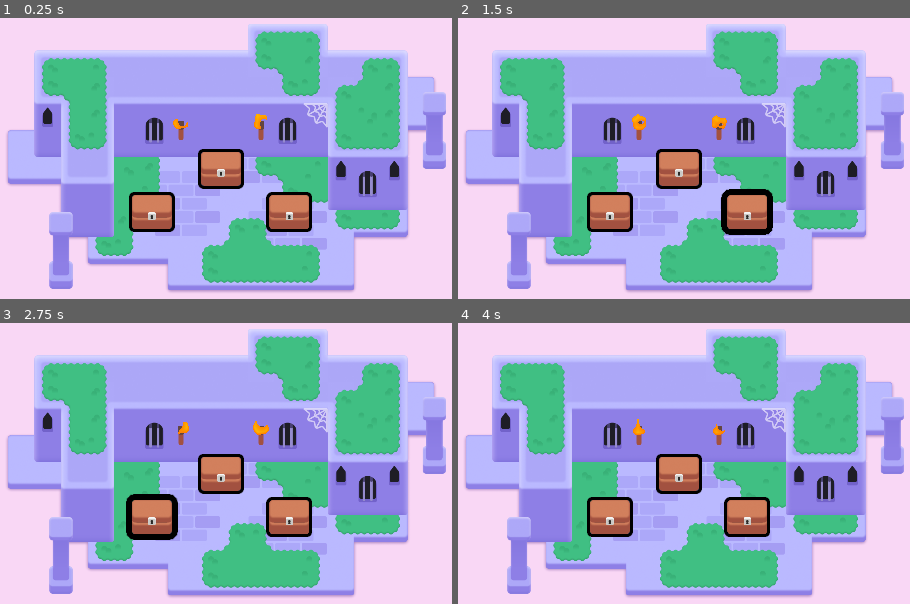
Above: before the commit, frames 1-4 (two rows, left to right).
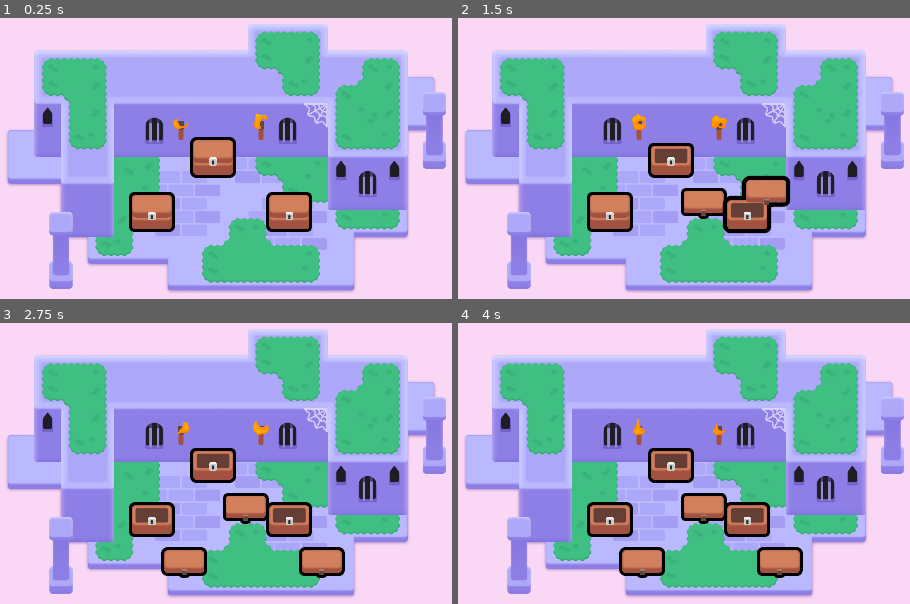
Above: after the commit, the same moments.

Repository: sarahtzhang12/2d-GameDev-Course
Game: Godot game, scene res://lessons/mini_dungeon.tscn
The game is run twice, just before and just after one commit, with the same random seed, the same clock (stepped at 60 frames per second) and the same inputs.
Inputs (mouse positions are in pixels of both pictures, inside the frame that each line leads up to):
- Up to frame 1 (0.25 s): no input
- Up to frame 2 (1.5 s): tap Enter at 0.5 s; move the mouse to (679, 169) at 0.52 s; press the mouse at (679, 169) at 0.53 s; hold D (move_right) 0.53-1.28 s; tap Space at 0.77 s; move the mouse to (747, 211) at 1.27 s; release the mouse at (747, 211) at 1.28 s; hold S (move_down) from 1.28 s (still down); right-click (747, 211) at 1.35 s; click (747, 211) at 1.42 s
- Up to frame 3 (2.75 s): tap Space at 1.52 s; move the mouse to (153, 516) at 2.02 s; release S (move_down) at 2.03 s; hold D (move_right) from 2.03 s (still down); tap Z at 2.1 s; click (153, 516) at 2.17 s
- Up to frame 4 (4 s): move the mouse to (638, 570) at 2.77 s; release D (move_right) at 2.78 s; hold W (move_up) 2.78-3.53 s; click (638, 570) at 2.85 s; tap Space at 3.02, 3.77 s; move the mouse to (outside the picture) at 3.52 s; hold A (move_left) from 3.53 s (still down); hold Right mouse button (right_click) from 3.53 s (still down); click (outside the picture) at 3.67 s

The runs differ from the first frame. In frame 1, 1.8% of the frame differs, in the area x 42-54%, y 42-61%; in frame 2, 4.3%; in frame 3, 6.5%, in the area x 27-77%, y 44-91%; in frame 4, 6.0%.

Commit message:
L5 & L5.P1 & L5.P2

Diff:
--- a/M06.looting_workbook/lessons/chest/chest.gd
+++ b/M06.looting_workbook/lessons/chest/chest.gd
@@ -1,6 +1,7 @@
 extends Area2D
 
 @onready var canvas_group: CanvasGroup = $CanvasGroup
+@onready var animation_player: AnimationPlayer = $AnimationPlayer
 
 func _ready() -> void:
 	mouse_entered.connect(_on_mouse_entered)
@@ -17,3 +18,17 @@
 func _on_mouse_exited() -> void:
 	var tween := create_tween()
 	tween.tween_method(set_outline_thickness, 6.0, 3.0, 0.08)
+
+func _input_event(viewport: Node, event: InputEvent, shape_index: int):
+	var event_is_mouse_click: bool = (
+		event is InputEventMouseButton and
+		event.button_index == MOUSE_BUTTON_LEFT and
+		event.is_pressed()
+	)
+
+	if event_is_mouse_click:
+		open()
+
+func open() -> void:
+	animation_player.play("open")
+	input_pickable = false
--- a/M06.looting_workbook/lessons/chest/chest.tscn
+++ b/M06.looting_workbook/lessons/chest/chest.tscn
@@ -16,6 +16,21 @@
 shader_parameter/line_thickness = 37.0
 shader_parameter/viewport_scale = Vector2(1, 1)
 
+[sub_resource type="Animation" id="Animation_dytmw"]
+length = 0.1
+tracks/0/type = "value"
+tracks/0/imported = false
+tracks/0/enabled = true
+tracks/0/path = NodePath("CanvasGroup/Top:position")
+tracks/0/interp = 1
+tracks/0/loop_wrap = true
+tracks/0/keys = {
+"times": PackedFloat32Array(0),
+"transitions": PackedFloat32Array(1),
+"update": 0,
+"values": [Vector2(-1, -36)]
+}
+
 [sub_resource type="Animation" id="Animation_srmk1"]
 resource_name = "open"
 length = 0.2
@@ -30,21 +45,6 @@
 "transitions": PackedFloat32Array(1, 1, 1),
 "update": 0,
 "values": [Vector2(-1, -36), Vector2(91, -108), Vector2(77, 85)]
-}
-
-[sub_resource type="Animation" id="Animation_dytmw"]
-length = 0.001
-tracks/0/type = "value"
-tracks/0/imported = false
-tracks/0/enabled = true
-tracks/0/path = NodePath("CanvasGroup/Top:position")
-tracks/0/interp = 1
-tracks/0/loop_wrap = true
-tracks/0/keys = {
-"times": PackedFloat32Array(0),
-"transitions": PackedFloat32Array(1),
-"update": 0,
-"values": [Vector2(-1, -36)]
 }
 
 [sub_resource type="AnimationLibrary" id="AnimationLibrary_vxdkk"]
--- a/M06.looting_workbook/lessons/mini_dungeon.tscn
+++ b/M06.looting_workbook/lessons/mini_dungeon.tscn
@@ -324,7 +324,7 @@
 metadata/_edit_lock_ = true
 
 [node name="Chest" parent="." instance=ExtResource("7_a3eey")]
-position = Vector2(577, 245)
+position = Vector2(558, 218)
 
 [node name="Chest3" parent="." instance=ExtResource("7_a3eey")]
 position = Vector2(741, 349)
--- a/M06.looting_workbook/practices/L5.P1.open_the_door/door.gd
+++ b/M06.looting_workbook/practices/L5.P1.open_the_door/door.gd
@@ -6,8 +6,14 @@
 func _input_event(viewport: Node, event: InputEvent, shape_index: int):
 	# Complete this boolean expression to check if the input event is a left-mouse click.
 	var event_is_mouse_click: bool = (
-		false
+		event is InputEventMouseButton and
+		event.button_index == MOUSE_BUTTON_LEFT and
+		event.is_pressed()
 	)
 
 	if event_is_mouse_click:
-		pass
+		open()
+
+func open() -> void:
+	animation_player.play("open")
+	input_pickable = false
--- a/M06.looting_workbook/practices/L5.P1.open_the_door/open_the_door.tscn
+++ b/M06.looting_workbook/practices/L5.P1.open_the_door/open_the_door.tscn
@@ -1,17 +1,13 @@
-[gd_scene load_steps=4 format=3]
+[gd_scene load_steps=3 format=3 uid="uid://d0jsinkcquhkr"]
 
 [ext_resource type="PackedScene" path="res://practices/L5.P1.open_the_door/door_open.tscn" id="1_jjcwt"]
-[ext_resource type="Script" path="res://practices/L5.P1.open_the_door/door.gd" id="2_761eb"]
-[ext_resource type="Texture2D" path="res://practices/L5.P1.open_the_door/wall.png" id="3_nmn4b"]
+[ext_resource type="Texture2D" uid="uid://dwbwn5t4dfiib" path="res://practices/L5.P1.open_the_door/wall.png" id="3_nmn4b"]
 
 [node name="OpenTheDoor" type="Node2D"]
 metadata/_edit_horizontal_guides_ = []
 
-[node name="DoorOpen" type="Area2D" parent="." instance=ExtResource("1_jjcwt")]
+[node name="DoorOpen" parent="." instance=ExtResource("1_jjcwt")]
 position = Vector2(960, 446.5)
-collision_layer = 2
-collision_mask = 0
-script = ExtResource("2_761eb")
 
 [node name="Wall" type="Sprite2D" parent="."]
 position = Vector2(959, 929.5)
--- a/M06.looting_workbook/practices/L5.P2.pop_the_balloon/balloon_pop.gd
+++ b/M06.looting_workbook/practices/L5.P2.pop_the_balloon/balloon_pop.gd
@@ -4,8 +4,9 @@
 func _input_event(viewport: Node, event: InputEvent, shape_index: int):
 	var event_is_mouse_release: bool = (
 		event is InputEventMouseButton
-		and event.button_index == MOUSE_BUTTON_LEFT
+		and event.button_index == MOUSE_BUTTON_LEFT and
+		event.is_released()
 	)
 
 	if event_is_mouse_release:
-		pass
+		queue_free()
--- a/M06.looting_workbook/practices/L5.P2.pop_the_balloon/balloon_pop.tscn
+++ b/M06.looting_workbook/practices/L5.P2.pop_the_balloon/balloon_pop.tscn
@@ -1,9 +1,9 @@
-[gd_scene load_steps=6 format=3]
+[gd_scene load_steps=6 format=3 uid="uid://clskdkiqmcsy4"]
 
 [ext_resource type="Script" path="res://practices/L5.P2.pop_the_balloon/balloon_pop.gd" id="1_r5f1c"]
-[ext_resource type="Material" path="res://practices/L5.P2.pop_the_balloon/material.tres" id="2_2bj50"]
-[ext_resource type="Texture2D" path="res://practices/L5.P2.pop_the_balloon/balloon_tail.png" id="3_06qel"]
-[ext_resource type="Texture2D" path="res://practices/L5.P2.pop_the_balloon/balloon_top.png" id="4_tkh23"]
+[ext_resource type="Material" uid="uid://bh8me21qj0etl" path="res://practices/L5.P2.pop_the_balloon/material.tres" id="2_2bj50"]
+[ext_resource type="Texture2D" uid="uid://bnfm17ejohcbd" path="res://practices/L5.P2.pop_the_balloon/balloon_tail.png" id="3_06qel"]
+[ext_resource type="Texture2D" uid="uid://oyf7maqtrbvs" path="res://practices/L5.P2.pop_the_balloon/balloon_top.png" id="4_tkh23"]
 
 [sub_resource type="CapsuleShape2D" id="CapsuleShape2D_6fgqy"]
 radius = 47.0
--- a/M06.looting_workbook/practices/L5.P2.pop_the_balloon/pop_the_balloon.tscn
+++ b/M06.looting_workbook/practices/L5.P2.pop_the_balloon/pop_the_balloon.tscn
@@ -1,16 +1,11 @@
-[gd_scene load_steps=3 format=3]
+[gd_scene load_steps=2 format=3 uid="uid://dtwn30kot2lwc"]
 
 [ext_resource type="PackedScene" path="res://practices/L5.P2.pop_the_balloon/balloon_pop.tscn" id="1_enrvy"]
-[ext_resource type="Script" path="res://practices/L5.P2.pop_the_balloon/balloon_pop.gd" id="2_xkyg3"]
 
 [node name="PopTheBalloon" type="Node2D"]
 metadata/_edit_horizontal_guides_ = []
 
-[node name="BalloonPop" type="Area2D" parent="." instance=ExtResource("1_enrvy")]
-position = Vector2(960, 540)
-collision_layer = 2
-collision_mask = 0
-script = ExtResource("2_xkyg3")
+[node name="BalloonPop" parent="." instance=ExtResource("1_enrvy")]
 
 [node name="ExtraVisuals" type="Node" parent="."]
 
